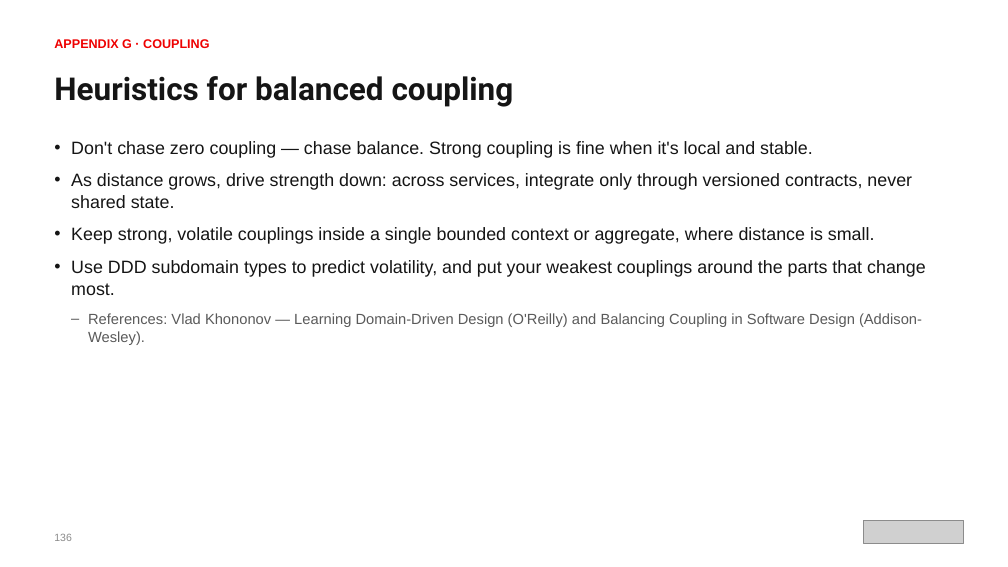
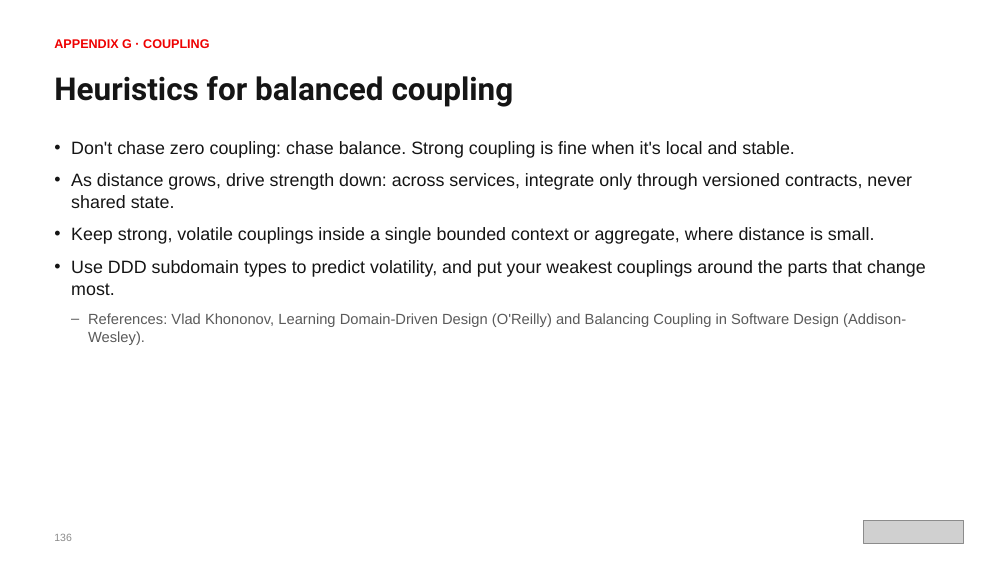
Before and after one commit to patterncatalyst/cloud-native-design-patterns, a slide deck: slide 158 of lgtm-presentation/Designing-Cloud-Native-APIs-Python.pptx. Drawn at 1008x567 pixels with LibreOffice and Linux fonts; fonts in the diff are those of the drawing; grey boxes stand for pictures. Boxes give left, top, right and bottom in pixels: in the first picture for what was removed or moved away, otherwise in the second. Text is boxed around its words. In the diff, an @@ line names an element or a change of style, - is before the commit and + after.

```diff
--- a/lgtm-presentation/Designing-Cloud-Native-APIs-Python.pptx
+++ b/lgtm-presentation/Designing-Cloud-Native-APIs-Python.pptx
@@ text at box(71, 141, 795, 158): text changed @@
-• Don't chase zero coupling — chase balance. Strong coupling is fine when it's local and stable.
+• Don't chase zero coupling: chase balance. Strong coupling is fine when it's local and stable.
@@ text at box(88, 313, 906, 345): text changed @@
-  – References: Vlad Khononov — Learning Domain-Driven Design (O'Reilly) and Balancing Coupling in Software Design (Addison-Wesley).
+  – References: Vlad Khononov, Learning Domain-Driven Design (O'Reilly) and Balancing Coupling in Software Design (Addison-Wesley).
```
Also in this commit, not shown: 144 other slides changed, 2 other files.
